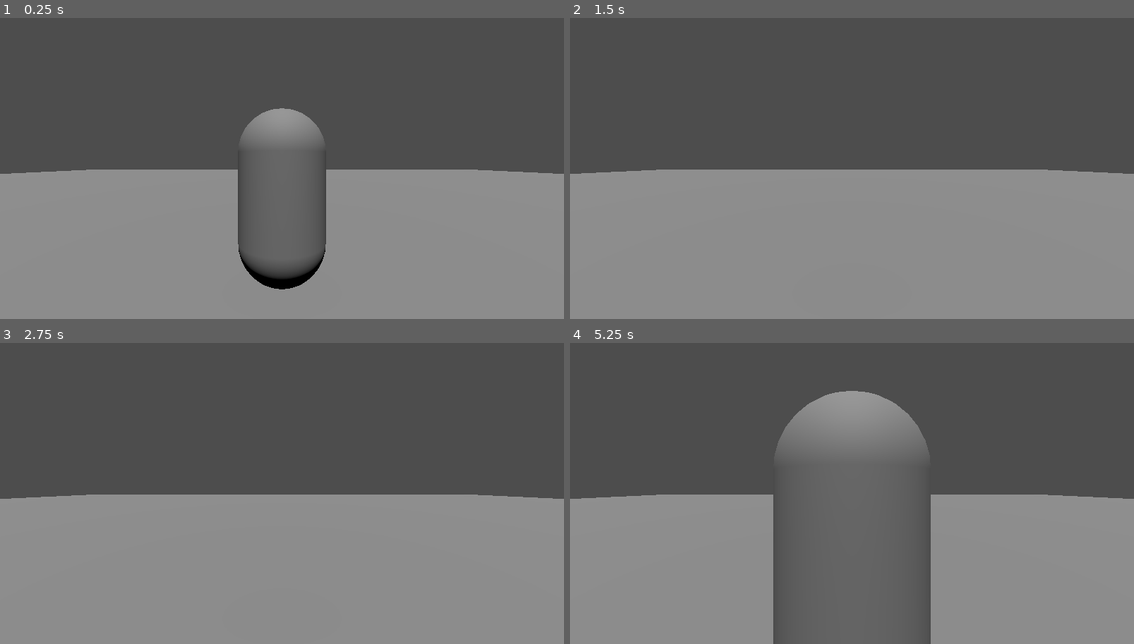
Above: before the commit, frames 1-4 (two rows, left to right).
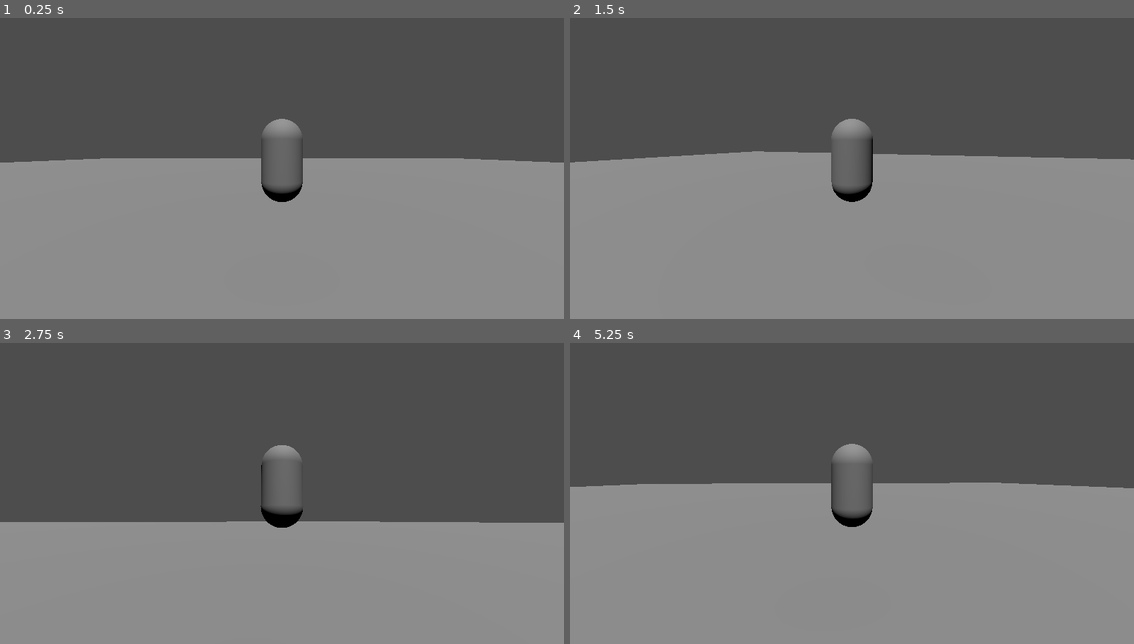
Above: after the commit, the same moments.

Repository: Al1002/hackTuesX
Game: Godot game, scene res://main.tscn
Two runs of this game, one before a commit and one after it. Both use one fixed random seed, a clock stepped at 60 frames per second and the inputs below.
Inputs (mouse positions are in pixels of both pictures, inside the frame that each line leads up to):
- Up to frame 1 (0.25 s): no input
- Up to frame 2 (1.5 s): tap Enter at 0.5 s; move the mouse to (976, 144) at 0.52 s; hold Right (ui_right) 0.53-1.28 s; tap Space (jump) at 0.77 s; move the mouse to (739, 177) at 1.27 s; hold Down (ui_down) from 1.28 s (still down)
- Up to frame 3 (2.75 s): tap Space (jump) at 1.52 s; move the mouse to (338, 415) at 2.02 s; release Down (ui_down) at 2.03 s; hold Right (ui_right) from 2.03 s (still down)
- Up to frame 4 (5.25 s): tap Space (jump) at 2.75, 3.02, 3.77, 4.52 s; move the mouse to (823, 547) at 2.77 s; release Right (ui_right) at 2.78 s; hold Up (ui_up) 2.78-3.53 s; move the mouse to (1021, 532) at 3.52 s; hold Left (ui_left) 3.53-5.03 s; move the mouse to (682, 439) at 4.27 s; move the mouse to (880, 484) at 5.02 s; hold Down (ui_down) from 5.03 s (still down)

The runs differ from the first frame. In frame 1, 9.7% of the frame differs, in the area x 0-100%, y 29-91%; in frame 2, 5.5%; in frame 3, 9.4%; in frame 4, 22%, in the area x 0-100%, y 15-100%.

Commit message:
Cammera mouse control

Diff:
--- a/character_body.gd
+++ b/character_body.gd
@@ -7,6 +7,14 @@
 # Get the gravity from the project settings to be synced with RigidBody nodes.
 var gravity = ProjectSettings.get_setting("physics/3d/default_gravity")
 
+@onready var spring_arm = $SpringArm3D
+@export var mouse_sensitivity = 0.0015
+
+func _unhandled_input(event):
+	if event is InputEventMouseMotion:
+		spring_arm.rotation.x -= event.relative.y * mouse_sensitivity
+		spring_arm.rotation_degrees.x = clamp(spring_arm.rotation_degrees.x, -90.0, 30.0)
+		spring_arm.rotation.y -= event.relative.x * mouse_sensitivity
 
 func _physics_process(delta):
 	# Add the gravity.
--- a/main.tscn
+++ b/main.tscn
@@ -6,6 +6,8 @@
 size = Vector3(60, 1, 60)
 
 [sub_resource type="BoxMesh" id="BoxMesh_5y26m"]
+
+[sub_resource type="SeparationRayShape3D" id="SeparationRayShape3D_vp2ws"]
 
 [node name="Main" type="Node"]
 
@@ -27,5 +29,10 @@
 [node name="Player_character" parent="." instance=ExtResource("1_flr0v")]
 transform = Transform3D(1, 0, 0, 0, 1, 0, 0, 0, 1, 0, 1, 0)
 
-[node name="Camera3D" type="Camera3D" parent="."]
-transform = Transform3D(1, 0, 0, 0, 1, 0, 0, 0, 1, 0, 1.90612, 2.39997)
+[node name="SpringArm3D" type="SpringArm3D" parent="Player_character"]
+transform = Transform3D(1, 0, 0, 0, 0.998924, 0.0463742, 0, -0.0463742, 0.998924, 0, 0, 0)
+shape = SubResource("SeparationRayShape3D_vp2ws")
+spring_length = 5.0
+
+[node name="Camera3D" type="Camera3D" parent="Player_character/SpringArm3D"]
+transform = Transform3D(1, 0, 0, 0, 1, 0, 0, 0, 1, 2.38419e-07, -0.0459095, 2.95023)
Not shown: 1 places in main.tscn that only renumber resources
